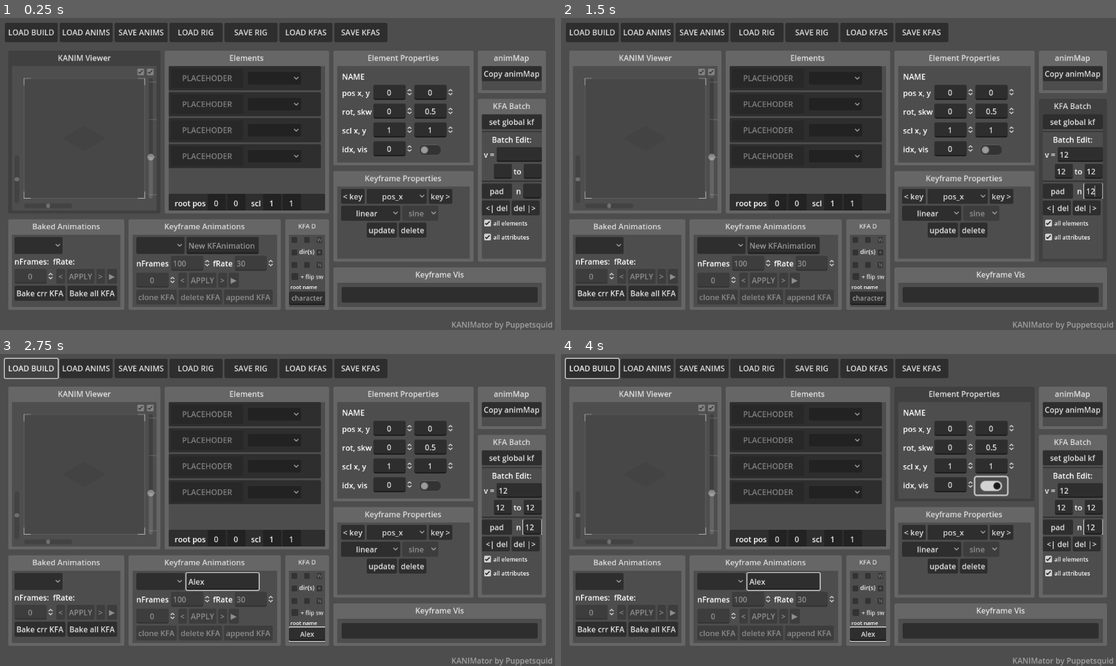
Above: before the commit, frames 1-4 (two rows, left to right).
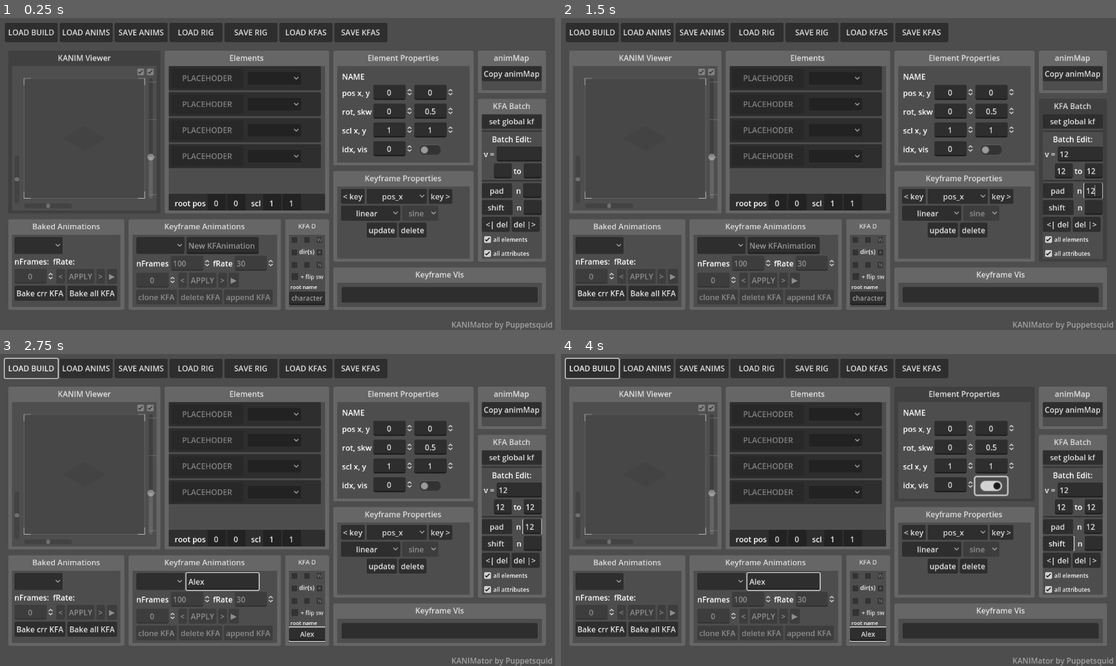
Above: after the commit, the same moments.

Repository: pptsqd/kanimator
Game: Godot game, scene res://base.tscn
Same seed, same stepped clock (60 frames per second), same inputs: the game is played once before the commit and once after it. The engine's default icon, where the game draws it, is replaced by a stand-in: a white triangle on a blue panel in a dark square.
Inputs (mouse positions are in pixels of both pictures, inside the frame that each line leads up to):
- Up to frame 1 (0.25 s): no input
- Up to frame 2 (1.5 s): click (1082, 155) at 0.52 s; type "12" at 0.6 s; click (1066, 170) at 0.75 s; type "12" at 0.83 s; click (1093, 170) at 0.98 s; type "12" at 1.07 s; click (1093, 189) at 1.27 s; type "12" at 1.35 s
- Up to frame 3 (2.75 s): click (222, 581) at 1.5 s; type "Alex" at 1.58 s; click (305, 634) at 1.73 s; type "Alex" at 1.82 s; click "LOAD BUILD" at 2 s
- Up to frame 4 (4 s): click (1060, 544) at 2.75 s, where only the run after the commit has a clickable "shift"; click (993, 485) at 3.5 s

The runs differ from the first frame. In frame 1, 1.0% of the frame differs, in the area x 86-98%, y 32-77%; in frame 2, 1.1%; in frame 3, 1.1%; in frame 4, 1.1%.
Error before the commit: Invalid access to property or key 'name' on a base object of type 'Nil'. (res://scripts/batch_editor.gd:84)

Commit message:
shift
Can now shift all frames of an anim forwards or backwards

Diff:
--- a/base.tscn
+++ b/base.tscn
@@ -854,14 +854,20 @@
 size_flags_horizontal = 9
 theme_override_constants/minimum_character_width = 2
 
-[node name="Label" type="Label" parent="kfBatchEditor/batch_editor/VBoxContainer/HBoxContainer3"]
-visible = false
-layout_mode = 2
-text = "at"
-
-[node name="kfa_pad_at" type="LineEdit" parent="kfBatchEditor/batch_editor/VBoxContainer/HBoxContainer3"]
-unique_name_in_owner = true
-visible = false
+[node name="HBoxContainer5" type="HBoxContainer" parent="kfBatchEditor/batch_editor/VBoxContainer"]
+clip_contents = true
+layout_mode = 2
+
+[node name="kfa_shift" type="Button" parent="kfBatchEditor/batch_editor/VBoxContainer/HBoxContainer5"]
+layout_mode = 2
+text = "  shift   "
+
+[node name="Label2" type="Label" parent="kfBatchEditor/batch_editor/VBoxContainer/HBoxContainer5"]
+layout_mode = 2
+text = " n"
+
+[node name="kfa_shift_num" type="LineEdit" parent="kfBatchEditor/batch_editor/VBoxContainer/HBoxContainer5"]
+unique_name_in_owner = true
 layout_mode = 2
 size_flags_horizontal = 9
 theme_override_constants/minimum_character_width = 2
@@ -1522,6 +1528,7 @@
 [connection signal="pressed" from="kfBatchEditor/batch_editor/VBoxContainer/set_global_kf" to="keyframesEditor/keyframes_master" method="_on_set_global_kf_pressed"]
 [connection signal="text_submitted" from="kfBatchEditor/batch_editor/VBoxContainer/HBoxContainer2/kfa_batchEdit" to="kfBatchEditor/batch_editor" method="_on_kfa_batch_edit_text_submitted"]
 [connection signal="pressed" from="kfBatchEditor/batch_editor/VBoxContainer/HBoxContainer3/kfa_pad" to="kfBatchEditor/batch_editor" method="_on_kfa_pad_pressed"]
+[connection signal="pressed" from="kfBatchEditor/batch_editor/VBoxContainer/HBoxContainer5/kfa_shift" to="kfBatchEditor/batch_editor" method="_on_kfa_shift_pressed"]
 [connection signal="pressed" from="kfBatchEditor/batch_editor/VBoxContainer/HBoxContainer4/kfa_del_before" to="kfBatchEditor/batch_editor" method="_on_kfa_del_before_pressed"]
 [connection signal="pressed" from="kfBatchEditor/batch_editor/VBoxContainer/HBoxContainer4/kfa_del_after" to="kfBatchEditor/batch_editor" method="_on_kfa_del_after_pressed"]
 [connection signal="item_selected" from="animationsEditor/animation_master/VBoxContainer/HBoxContainer3/OptionButton" to="animationsEditor/animation_master" method="_on_baked_anim_selected"]
--- a/scripts/batch_editor.gd
+++ b/scripts/batch_editor.gd
@@ -58,6 +58,36 @@
 						kfa_data[anim_name][node_name][attr_name][i+num] = kfa_data[anim_name][node_name][attr_name][i]
 						kfa_data[anim_name][node_name][attr_name].erase(i)
 
+func shift(data):
+	var num = int(data.num)
+	var kfa_data = GAME.keyframe_data
+	var anim_name = GAME.current_keyframe_animname
+	var list = [GAME.element_inspector.current_target.name]
+	var varlist = [GAME.element_inspector.current_target.name]
+	if data.all:
+		list = []
+		for element in GAME.build_holder.build_nodes:
+			list.append(element.name)
+	if data.all_vars:
+		varlist = GAME.attr_types
+	for node_name in list:
+		for attr_name in varlist:
+			if kfa_data and kfa_data.has(anim_name) and kfa_data[anim_name].has(node_name) and kfa_data[anim_name][node_name].has(attr_name):
+				if num > 0:
+					var from = kfa_data[anim_name]["numframes"]+200 # this is for saftey
+					var to = -200 # this is for saftey
+					for i in range(from, to, -1):
+						if kfa_data[anim_name][node_name][attr_name].has(i):
+							kfa_data[anim_name][node_name][attr_name][i+num] = kfa_data[anim_name][node_name][attr_name][i]
+							kfa_data[anim_name][node_name][attr_name].erase(i)
+				else:
+					var from = -200
+					var to =  kfa_data[anim_name]["numframes"]+200
+					for i in range(from, to, 1):
+						if kfa_data[anim_name][node_name][attr_name].has(i):
+							kfa_data[anim_name][node_name][attr_name][i+num] = kfa_data[anim_name][node_name][attr_name][i]
+							kfa_data[anim_name][node_name][attr_name].erase(i)
+
 func erase_after(data):
 	var at = int(data.at)
 	var kfa_data = GAME.keyframe_data
@@ -108,3 +138,8 @@
 
 func _on_kfa_del_after_pressed():
 	erase_after({"at" : GAME.keyframes_master.current_kfa_frame, "all" : kfa_pad_all.button_pressed, "all_vars" : %kfa_pad_vars.button_pressed})
+
+
+func _on_kfa_shift_pressed():
+	if %kfa_shift_num.text:
+		shift({"num" : %kfa_shift_num.text, "all" : kfa_pad_all.button_pressed, "all_vars" : %kfa_pad_vars.button_pressed})
